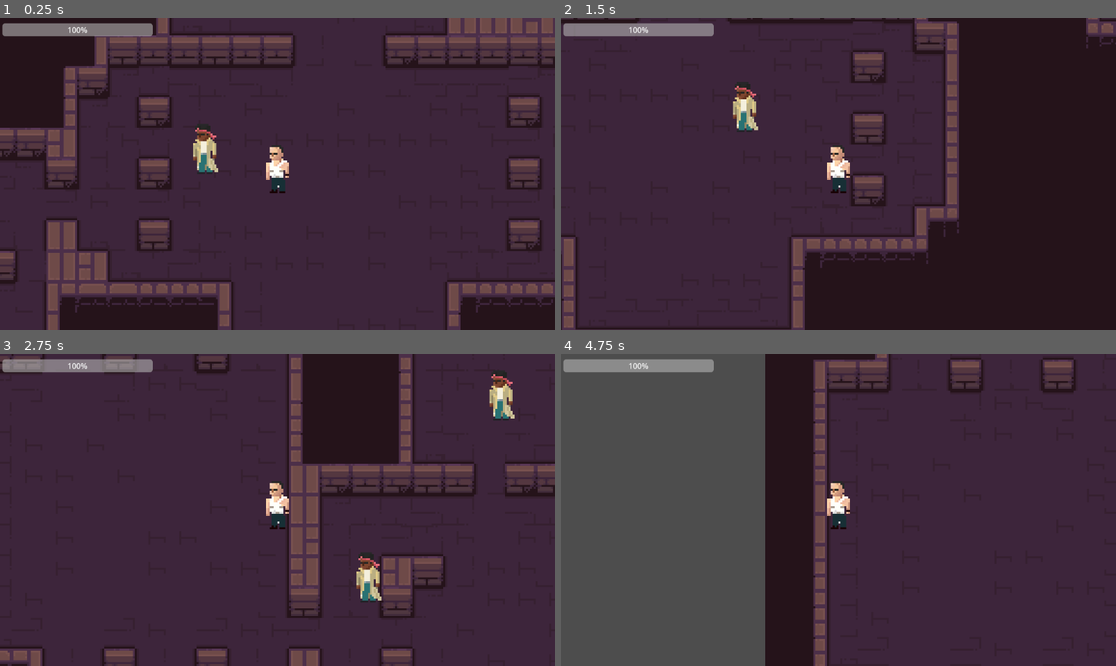
Above: before the commit, frames 1-4 (two rows, left to right).
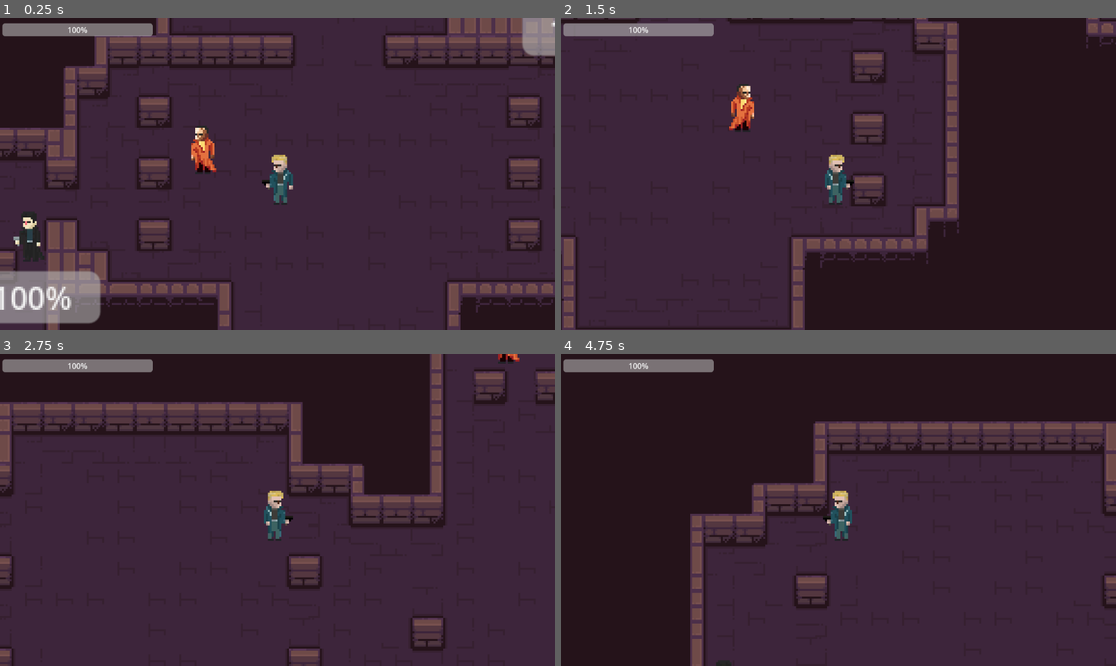
Above: after the commit, the same moments.

Repository: ante-perkovic/ludum-dare
Game: Godot game, scene res://Scenes/Game.tscn
Two runs of this game, one before a commit and one after it. Both use one fixed random seed, a clock stepped at 60 frames per second and the inputs below.
Inputs (mouse positions are in pixels of both pictures, inside the frame that each line leads up to):
- Up to frame 1 (0.25 s): no input
- Up to frame 2 (1.5 s): move the mouse to (960, 158) at 0.52 s; press the mouse at (960, 158) at 0.53 s; hold D (right) 0.53-1.28 s; move the mouse to (727, 189) at 1.27 s; release the mouse at (727, 189) at 1.28 s; hold S (down) from 1.28 s (still down); tap Ctrl (crouch) at 1.35 s
- Up to frame 3 (2.75 s): click (166, 525) at 1.55 s; move the mouse to (333, 441) at 2.02 s; release S (down) at 2.03 s; hold D (right) from 2.03 s (still down); hold E (interact) from 2.03 s (still down); click (333, 441) at 2.3 s
- Up to frame 4 (4.75 s): move the mouse to (810, 572) at 2.77 s; release D (right) at 2.78 s; release E (interact) at 2.78 s; hold W (up) 2.78-3.53 s; tap T (next_level_tmp) at 2.85 s; click (810, 572) at 3.05 s; move the mouse to (1005, 556) at 3.52 s; hold R (prev_level_tmp) 3.53-4.28 s; hold A (left) from 3.53 s (still down); click (1005, 556) at 3.8 s; move the mouse to (672, 463) at 4.27 s; click (672, 463) at 4.35 s

The runs differ from the first frame. In frame 1, 5.2% of the frame differs, in the area x 0-100%, y 0-98%; in frame 2, 1.1%; in frame 3, 20%; in frame 4, 55%, in the area x 0-100%, y 0-100%.

Commit message:
Aniamations

Diff:
--- a/ludumdaregame/Characters/enemy.gd
+++ b/ludumdaregame/Characters/enemy.gd
@@ -11,8 +11,23 @@
 var health:int = 100;
 
 @onready var behavior_timer := Timer.new()
+@onready var _animated_sprite = $AnimatedSprite2D
+var _last_position: Vector2
+
+func _process(_delta):
+	var velocity = (global_position - _last_position) / _delta
+	if abs(velocity.x) > 0.1:
+		_animated_sprite.flip_h = velocity.x > 0
+	if velocity.length() > 0.1:
+		if _animated_sprite.animation != "running":
+			_animated_sprite.play("running")
+	else:
+		if _animated_sprite.animation != "default":
+			_animated_sprite.play("default")
+	_last_position = global_position
 
 func _ready():
+	_last_position = global_position
 	randomize()
 
 	# Timer setup
@@ -94,7 +109,7 @@
 	shoot_timer.one_shot = false
 	shoot_timer.autostart = true
 	add_child(shoot_timer)
-	#shoot_timer.timeout.connect(Callable(self, "shoot_projectile"))
+	shoot_timer.timeout.connect(Callable(self, "shoot_projectile"))
 
 func shoot_projectile():
 	# find a player
--- a/ludumdaregame/Characters/enemy.tscn
+++ b/ludumdaregame/Characters/enemy.tscn
@@ -1,20 +1,74 @@
-[gd_scene load_steps=6 format=3 uid="uid://crv52otjvhjtb"]
+[gd_scene load_steps=13 format=3 uid="uid://crv52otjvhjtb"]
 
 [ext_resource type="Script" uid="uid://esujh4ng0sxw" path="res://Characters/enemy.gd" id="1_rtu5t"]
 [ext_resource type="Texture2D" uid="uid://tycrpea0s6w8" path="res://Assets/characters.png" id="2_rtu5t"]
 
 [sub_resource type="AtlasTexture" id="AtlasTexture_rtu5t"]
 atlas = ExtResource("2_rtu5t")
-region = Rect2(0, 96, 16, 32)
+region = Rect2(0, 192, 16, 32)
+
+[sub_resource type="AtlasTexture" id="AtlasTexture_sdfay"]
+atlas = ExtResource("2_rtu5t")
+region = Rect2(16, 192, 16, 32)
+
+[sub_resource type="AtlasTexture" id="AtlasTexture_mpxx0"]
+atlas = ExtResource("2_rtu5t")
+region = Rect2(32, 192, 16, 32)
+
+[sub_resource type="AtlasTexture" id="AtlasTexture_3tsq0"]
+atlas = ExtResource("2_rtu5t")
+region = Rect2(48, 192, 16, 32)
+
+[sub_resource type="AtlasTexture" id="AtlasTexture_gh648"]
+atlas = ExtResource("2_rtu5t")
+region = Rect2(64, 192, 16, 32)
+
+[sub_resource type="AtlasTexture" id="AtlasTexture_rq3xi"]
+atlas = ExtResource("2_rtu5t")
+region = Rect2(80, 192, 16, 32)
+
+[sub_resource type="AtlasTexture" id="AtlasTexture_gd1y4"]
+atlas = ExtResource("2_rtu5t")
+region = Rect2(96, 192, 16, 32)
+
+[sub_resource type="AtlasTexture" id="AtlasTexture_dcb8l"]
+atlas = ExtResource("2_rtu5t")
+region = Rect2(112, 192, 16, 32)
 
 [sub_resource type="SpriteFrames" id="SpriteFrames_kptum"]
 animations = [{
 "frames": [{
 "duration": 1.0,
 "texture": SubResource("AtlasTexture_rtu5t")
+}, {
+"duration": 1.0,
+"texture": SubResource("AtlasTexture_sdfay")
 }],
 "loop": true,
 "name": &"default",
+"speed": 5.0
+}, {
+"frames": [{
+"duration": 1.0,
+"texture": SubResource("AtlasTexture_mpxx0")
+}, {
+"duration": 1.0,
+"texture": SubResource("AtlasTexture_3tsq0")
+}, {
+"duration": 1.0,
+"texture": SubResource("AtlasTexture_gh648")
+}, {
+"duration": 1.0,
+"texture": SubResource("AtlasTexture_rq3xi")
+}, {
+"duration": 1.0,
+"texture": SubResource("AtlasTexture_gd1y4")
+}, {
+"duration": 1.0,
+"texture": SubResource("AtlasTexture_dcb8l")
+}],
+"loop": true,
+"name": &"running",
 "speed": 5.0
 }]
 
--- a/ludumdaregame/Characters/npc.gd
+++ b/ludumdaregame/Characters/npc.gd
@@ -8,9 +8,25 @@
 @export var is_dreaming = false # Track if this npc is a special NPC that is dreaming
 @export var is_main_level = false # Will guarantee to recursiely go deeper and deeper
 
+
 var level_id = null
+@onready var _animated_sprite = $AnimatedSprite2D
+var _last_position: Vector2
+
+func _process(_delta):
+	var velocity = (global_position - _last_position) / _delta
+	if abs(velocity.x) > 0.1:
+		_animated_sprite.flip_h = velocity.x > 0
+	if velocity.length() > 0.1:
+		if _animated_sprite.animation != "running":
+			_animated_sprite.play("running")
+	else:
+		if _animated_sprite.animation != "default":
+			_animated_sprite.play("default")
+	_last_position = global_position
 
 func _ready():
+	_last_position = global_position
 	randomize()
 
 	# Set up the behavior timer
--- a/ludumdaregame/Characters/npc.tscn
+++ b/ludumdaregame/Characters/npc.tscn
@@ -1,20 +1,74 @@
-[gd_scene load_steps=6 format=3 uid="uid://ut4nv5i3oc5s"]
+[gd_scene load_steps=13 format=3 uid="uid://ut4nv5i3oc5s"]
 
 [ext_resource type="Script" uid="uid://8j6wn66otta5" path="res://Characters/npc.gd" id="1_32lk6"]
 [ext_resource type="Texture2D" uid="uid://tycrpea0s6w8" path="res://Assets/characters.png" id="2_6ybb6"]
 
+[sub_resource type="AtlasTexture" id="AtlasTexture_32lk6"]
+atlas = ExtResource("2_6ybb6")
+region = Rect2(0, 0, 16, 32)
+
+[sub_resource type="AtlasTexture" id="AtlasTexture_6ybb6"]
+atlas = ExtResource("2_6ybb6")
+region = Rect2(16, 0, 16, 32)
+
 [sub_resource type="AtlasTexture" id="AtlasTexture_ltij8"]
 atlas = ExtResource("2_6ybb6")
-region = Rect2(0, 128, 16, 32)
+region = Rect2(32, 0, 16, 32)
+
+[sub_resource type="AtlasTexture" id="AtlasTexture_qyjah"]
+atlas = ExtResource("2_6ybb6")
+region = Rect2(48, 0, 16, 32)
+
+[sub_resource type="AtlasTexture" id="AtlasTexture_y6vxo"]
+atlas = ExtResource("2_6ybb6")
+region = Rect2(64, 0, 16, 32)
+
+[sub_resource type="AtlasTexture" id="AtlasTexture_xrgdn"]
+atlas = ExtResource("2_6ybb6")
+region = Rect2(80, 0, 16, 32)
+
+[sub_resource type="AtlasTexture" id="AtlasTexture_mdcui"]
+atlas = ExtResource("2_6ybb6")
+region = Rect2(96, 0, 16, 32)
+
+[sub_resource type="AtlasTexture" id="AtlasTexture_xtqod"]
+atlas = ExtResource("2_6ybb6")
+region = Rect2(112, 0, 16, 32)
 
 [sub_resource type="SpriteFrames" id="SpriteFrames_32lk6"]
 animations = [{
 "frames": [{
 "duration": 1.0,
-"texture": SubResource("AtlasTexture_ltij8")
+"texture": SubResource("AtlasTexture_32lk6")
+}, {
+"duration": 1.0,
+"texture": SubResource("AtlasTexture_6ybb6")
 }],
 "loop": true,
 "name": &"default",
+"speed": 5.0
+}, {
+"frames": [{
+"duration": 1.0,
+"texture": SubResource("AtlasTexture_ltij8")
+}, {
+"duration": 1.0,
+"texture": SubResource("AtlasTexture_qyjah")
+}, {
+"duration": 1.0,
+"texture": SubResource("AtlasTexture_y6vxo")
+}, {
+"duration": 1.0,
+"texture": SubResource("AtlasTexture_xrgdn")
+}, {
+"duration": 1.0,
+"texture": SubResource("AtlasTexture_mdcui")
+}, {
+"duration": 1.0,
+"texture": SubResource("AtlasTexture_xtqod")
+}],
+"loop": true,
+"name": &"running",
 "speed": 5.0
 }]
 
@@ -26,6 +80,7 @@
 
 [node name="AnimatedSprite2D" type="AnimatedSprite2D" parent="."]
 sprite_frames = SubResource("SpriteFrames_32lk6")
+animation = &"running"
 
 [node name="CollisionShape2D" type="CollisionShape2D" parent="."]
 position = Vector2(1, 3)
--- a/ludumdaregame/Characters/player.gd
+++ b/ludumdaregame/Characters/player.gd
@@ -6,6 +6,34 @@
 var PLAYER_MOVE_SPEED_CROUCH = 50
 var PLAYER_MOVE_SPEED_DEFAULT = 150
 var PLAYER_MOVE_SPEED_SPRINT = 225
+
+@onready var _animated_sprite = $AnimatedSprite2D
+
+var _last_position: Vector2
+
+func _process(_delta):
+	var velocity = Vector2.ZERO
+	if Input.is_action_pressed("right"):
+		velocity.x += 1
+	elif Input.is_action_pressed("left"):
+		velocity.x -= 1
+	if Input.is_action_pressed("down"):
+		velocity.y += 1
+	elif Input.is_action_pressed("up"):
+		velocity.y -= 1
+
+	if abs(velocity.x) > 0.1:
+		_animated_sprite.flip_h = velocity.x > 0
+	if velocity.length() > 0.1:
+		if _animated_sprite.animation != "running":
+			_animated_sprite.play("running")
+	else:
+		if _animated_sprite.animation != "default":
+			_animated_sprite.play("default")
+	_last_position = global_position
+
+func _ready():
+	_last_position = global_position
 
 func _physics_process(_delta):
 	#Get input direction
--- a/ludumdaregame/Characters/player.tscn
+++ b/ludumdaregame/Characters/player.tscn
@@ -1,7 +1,83 @@
-[gd_scene load_steps=5 format=3 uid="uid://cn2yww38pccv6"]
+[gd_scene load_steps=15 format=3 uid="uid://cn2yww38pccv6"]
 
-[ext_resource type="Texture2D" uid="uid://b37yj21a2i5ax" path="res://Assets/image.png" id="1_5mj4t"]
 [ext_resource type="Script" uid="uid://cy2fyjv64so4l" path="res://Characters/player.gd" id="1_eovys"]
+[ext_resource type="Texture2D" uid="uid://tycrpea0s6w8" path="res://Assets/characters.png" id="2_eovys"]
+
+[sub_resource type="AtlasTexture" id="AtlasTexture_vb825"]
+atlas = ExtResource("2_eovys")
+region = Rect2(0, 96, 16, 32)
+
+[sub_resource type="AtlasTexture" id="AtlasTexture_65n15"]
+atlas = ExtResource("2_eovys")
+region = Rect2(16, 96, 16, 32)
+
+[sub_resource type="AtlasTexture" id="AtlasTexture_l48on"]
+atlas = ExtResource("2_eovys")
+region = Rect2(32, 96, 16, 32)
+
+[sub_resource type="AtlasTexture" id="AtlasTexture_4m0gv"]
+atlas = ExtResource("2_eovys")
+region = Rect2(48, 96, 16, 32)
+
+[sub_resource type="AtlasTexture" id="AtlasTexture_p728j"]
+atlas = ExtResource("2_eovys")
+region = Rect2(64, 96, 16, 32)
+
+[sub_resource type="AtlasTexture" id="AtlasTexture_5slg2"]
+atlas = ExtResource("2_eovys")
+region = Rect2(80, 96, 16, 32)
+
+[sub_resource type="AtlasTexture" id="AtlasTexture_cbmiu"]
+atlas = ExtResource("2_eovys")
+region = Rect2(96, 96, 16, 32)
+
+[sub_resource type="AtlasTexture" id="AtlasTexture_w3rah"]
+atlas = ExtResource("2_eovys")
+region = Rect2(112, 96, 16, 32)
+
+[sub_resource type="AtlasTexture" id="AtlasTexture_c4gpq"]
+atlas = ExtResource("2_eovys")
+region = Rect2(128, 96, 16, 32)
+
+[sub_resource type="SpriteFrames" id="SpriteFrames_642pg"]
+animations = [{
+"frames": [{
+"duration": 1.0,
+"texture": SubResource("AtlasTexture_vb825")
+}, {
+"duration": 1.0,
+"texture": SubResource("AtlasTexture_65n15")
+}],
+"loop": true,
+"name": &"default",
+"speed": 5.0
+}, {
+"frames": [{
+"duration": 1.0,
+"texture": SubResource("AtlasTexture_l48on")
+}, {
+"duration": 1.0,
+"texture": SubResource("AtlasTexture_4m0gv")
+}, {
+"duration": 1.0,
+"texture": SubResource("AtlasTexture_p728j")
+}, {
+"duration": 1.0,
+"texture": SubResource("AtlasTexture_5slg2")
+}, {
+"duration": 1.0,
+"texture": SubResource("AtlasTexture_cbmiu")
+}, {
+"duration": 1.0,
+"texture": SubResource("AtlasTexture_w3rah")
+}, {
+"duration": 1.0,
+"texture": SubResource("AtlasTexture_c4gpq")
+}],
+"loop": true,
+"name": &"running",
+"speed": 5.0
+}]
 
 [sub_resource type="RectangleShape2D" id="RectangleShape2D_5mj4t"]
 size = Vector2(12.5, 26)
@@ -12,8 +88,9 @@
 [node name="Player" type="CharacterBody2D" groups=["player"]]
 script = ExtResource("1_eovys")
 
-[node name="Sprite2D" type="Sprite2D" parent="."]
-texture = ExtResource("1_5mj4t")
+[node name="AnimatedSprite2D" type="AnimatedSprite2D" parent="."]
+sprite_frames = SubResource("SpriteFrames_642pg")
+animation = &"running"
 
 [node name="CollisionShape2D" type="CollisionShape2D" parent="." groups=["player"]]
 position = Vector2(0, -2)
--- a/ludumdaregame/Scenes/level.gd
+++ b/ludumdaregame/Scenes/level.gd
@@ -53,8 +53,8 @@
 		add_child(npc)
 
 	# Spawn enemies (not too close to player)
-	var num_enemies = 0 # randi() % 6 + 3
-	var min_distance = 4.0  # tiles
+	var num_enemies = randi() % 6 + 3
+	var min_distance = 4  # tiles
 
 	for i in num_enemies:
 		if floor_tiles.is_empty(): break
Binary file changed: ludumdaregame/Assets/characters.png
